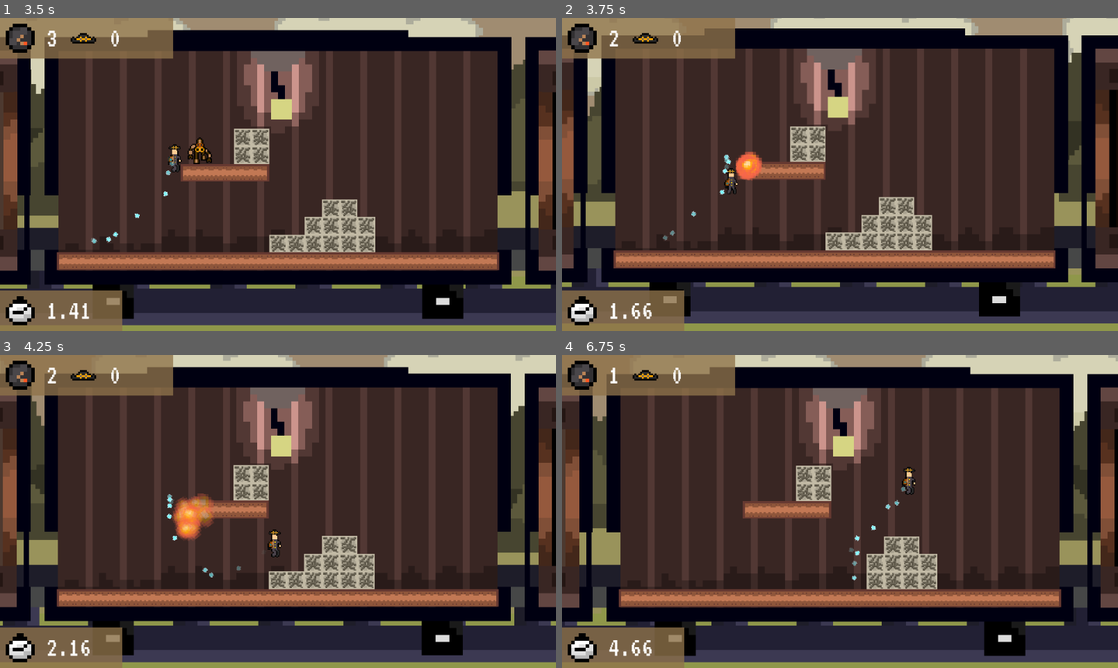
Above: before the commit, frames 1-4 (two rows, left to right).
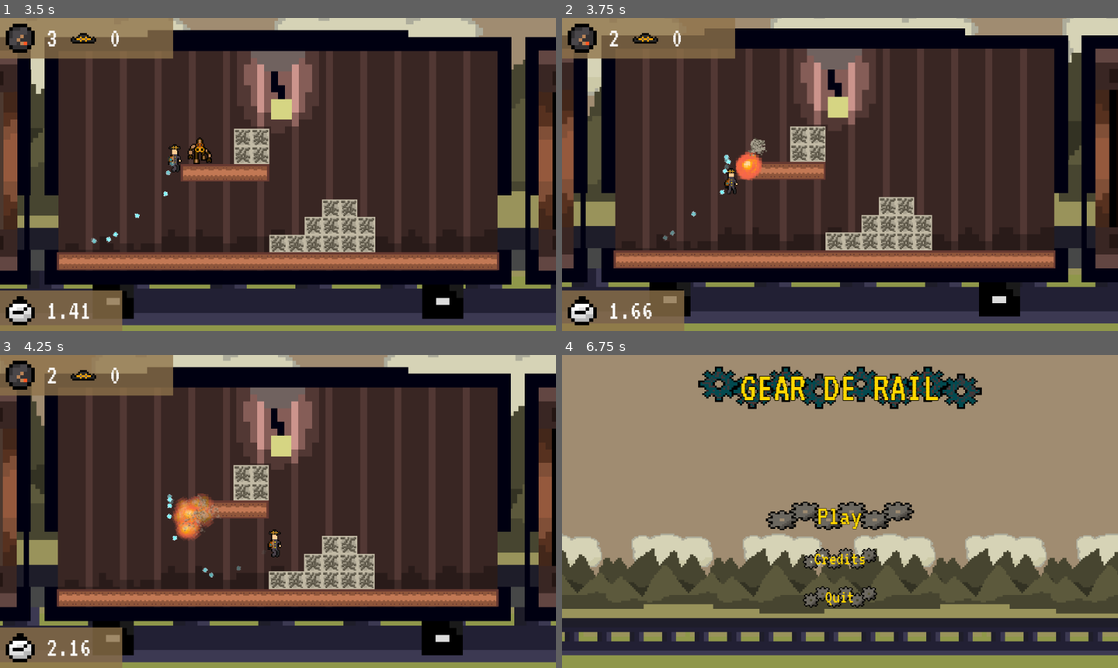
Above: after the commit, the same moments.

Repository: jordanbrotherton/GearDeRail
Game: Godot game, scene res://title.tscn
The game is run twice, just before and just after one commit, with the same random seed, the same clock (stepped at 60 frames per second) and the same inputs.
Inputs (mouse positions are in pixels of both pictures, inside the frame that each line leads up to):
- Up to frame 1 (3.5 s): click "Credits" at 0.5 s; click "Return to Title Screen" at 1.25 s; click "Play" at 2 s; move the mouse to (400, 158) at 2.77 s; hold Right (ui_right) from 2.78 s (still down); tap Space (jump) at 2.85, 3.02, 3.32 s
- Up to frame 2 (3.75 s): keep holding Right (ui_right); move the mouse to (728, 190) at 3.52 s; tap X (bomb) at 3.6 s
- Up to frame 3 (4.25 s): keep holding Right (ui_right); tap Space (jump) at 3.77, 3.8, 4.07 s
- Up to frame 4 (6.75 s): move the mouse to (895, 442) at 4.27 s; release Right (ui_right) at 4.28 s; hold Left (ui_left) 4.28-5.03 s; tap Space (jump) at 4.35, 5.27, 5.3, 5.57, 5.85, 6.02, 6.32 s; move the mouse to (812, 574) at 5.02 s; hold Right (ui_right) 5.03-6.5 s; tap X (bomb) at 5.1 s; move the mouse to (1006, 558) at 5.77 s; tap Escape (pause, bound only after the commit) at 6.4 s; click (840, 586) at 6.5 s, where only the run after the commit has a clickable "Back to Title"

Frame 1 is identical in both runs. In frame 2, 0.1% of the frame differs, in the area x 33-37%, y 38-45%; in frame 3, 0.2%; in frame 4, 88%, in the area x 0-100%, y 0-100%.

Commit message:
feat: a lot pausing player fix and name

Diff:
--- a/entities/bomb/bomb.gd
+++ b/entities/bomb/bomb.gd
@@ -52,4 +52,8 @@
 		if t.has_node("EnemyBomber"):
 			var b = t.get_node("EnemyBomber") as EnemyBomber
 			b.on_boom()
+			if b.effect:
+				var r = b.effect.instantiate()
+				r.global_position = b.get_parent().global_position
+				get_parent().add_child(r)
 		queue_free()
--- a/entities/enemy/enemy_bomb.gd
+++ b/entities/enemy/enemy_bomb.gd
@@ -9,9 +9,5 @@
 func on_boom():
 	health -= 1
 	on_hit.emit(health)
-	if effect:
-		var e = effect.instantiate()
-		e.global_position = get_parent().global_position
-		get_parent().get_parent().add_child(e)
 	if health <= 0:
 		get_parent().queue_free()
--- a/entities/player/player.gd
+++ b/entities/player/player.gd
@@ -24,9 +24,11 @@
 @export var SPEED = 400.0
 @export var JUMP_VELOCITY = -400.0
 
+@export var max_jumps = 2
+
 var state = states.STILL
 
-var is_jumped: bool = false
+var jump_count: int = 0
 var is_right: bool = false
 
 var spawn_point: Vector2
@@ -47,6 +49,8 @@
 		if col is EnemyMover:
 			kill = true
 		elif col is TileMapLayer and col.name == "damages":
+			kill = true
+		elif Input.is_action_just_pressed("reset"):
 			kill = true
 		if kill and state != states.DEAD:
 			state = states.DEAD
@@ -72,18 +76,18 @@
 		else:
 			velocity.x = move_toward(velocity.x, 0, SPEED)
 
+		if is_on_floor(): jump_count = 0
 		# Handle jump.
 		if Input.is_action_just_pressed("jump"):
-			if is_on_floor():
+			jump_count += 1
+			if jump_count <= max_jumps:
 				velocity.y = JUMP_VELOCITY
-				is_jumped = false
-				audio.stream = jump_sound
-				audio.play()
-			elif !is_jumped:
-				velocity.y = JUMP_VELOCITY
-				is_jumped = true
-				audio.stream = djump_sound
-				audio.play()
+				if jump_count == 1:
+					audio.stream = jump_sound
+					audio.play()
+				else:
+					audio.stream = djump_sound
+					audio.play()
 
 		if Input.is_action_just_pressed("bomb"):
 			if bombs_left > 0:
--- a/level/rubble.tscn
+++ b/level/rubble.tscn
@@ -2,6 +2,9 @@
 
 [ext_resource type="Texture2D" uid="uid://bdg5t4jw120ap" path="res://level/tile2break.png" id="1_60vgn"]
 [ext_resource type="Script" uid="uid://f6gwgc11h45u" path="res://explosion/explosion.gd" id="5_gq41n"]
+
+[sub_resource type="Gradient" id="Gradient_60vgn"]
+colors = PackedColorArray(1, 1, 1, 1, 1, 1, 1, 0)
 
 [node name="Rubble" type="CPUParticles2D" unique_id=234022064]
 emitting = false
@@ -18,4 +21,5 @@
 angular_velocity_min = -104.1
 angular_velocity_max = 39.04
 scale_amount_max = 3.0
+color_ramp = SubResource("Gradient_60vgn")
 script = ExtResource("5_gq41n")
--- a/main.tscn
+++ b/main.tscn
@@ -24,6 +24,8 @@
 [ext_resource type="PackedScene" uid="uid://cx4u7urepvkgs" path="res://level/loadables/15.tscn" id="16_d13ii"]
 [ext_resource type="PackedScene" uid="uid://fwatlj66dtvt" path="res://level/loadables/16.tscn" id="17_d13ii"]
 [ext_resource type="Texture2D" uid="uid://g5qpu6m6isej" path="res://level/bg_front.png" id="18_1u8w0"]
+[ext_resource type="PackedScene" uid="uid://c1u6a5hpyrsy0" path="res://pause.tscn" id="25_0odxb"]
+[ext_resource type="Script" uid="uid://bphh3a2njo41w" path="res://pause.gd" id="26_lswn8"]
 
 [node name="MainGame" type="Node2D" unique_id=1954199207 node_paths=PackedStringArray("left_car", "active_car", "right_car")]
 script = ExtResource("1_272bh")
@@ -67,6 +69,10 @@
 autoplay = true
 parameters/looping = true
 
+[node name="CanvasLayer2" parent="." unique_id=618145740 instance=ExtResource("25_0odxb")]
+process_mode = 3
+script = ExtResource("26_lswn8")
+
 [connection signal="level_changed" from="TrainCar" to="Player" method="_on_level_changed"]
 [connection signal="player_done" from="TrainCar" to="." method="_on_player_done"]
 [connection signal="level_changed" from="TrainCar2" to="Player" method="_on_level_changed"]
--- /dev/null
+++ b/pause.gd
@@ -0,0 +1,6 @@
+extends CanvasLayer
+
+func _process(delta: float) -> void:
+	if Input.is_action_just_pressed("pause"):
+		visible = !visible
+		get_tree().paused = !get_tree().paused
--- a/pause.tscn
+++ b/pause.tscn
@@ -1,13 +1,32 @@
-[gd_scene format=3 uid="uid://cer34iix48w60"]
+[gd_scene format=3 uid="uid://c1u6a5hpyrsy0"]
 
 [ext_resource type="Texture2D" uid="uid://ey1r1b7lvpaa" path="res://ui/pause_1.png" id="1_aq7p1"]
 [ext_resource type="Texture2D" uid="uid://bmpw26d0ohush" path="res://ui/pause_2.png" id="2_6eyaj"]
+[ext_resource type="FontFile" uid="uid://ke7n8a1sp4qv" path="res://VT323-Regular.ttf" id="3_jg8ls"]
+[ext_resource type="Texture2D" uid="uid://do4ymjmrsaabb" path="res://ts_button.png" id="4_u063c"]
+[ext_resource type="Texture2D" uid="uid://c1qm3mele5tqn" path="res://ts_button_hover.png" id="5_56vcw"]
+[ext_resource type="Script" uid="uid://ncwu68rksecm" path="res://play.gd" id="6_m0a22"]
+[ext_resource type="AudioStream" uid="uid://64r4n66x3lpu" path="res://ui/blipSelect.wav" id="7_w2ufp"]
 
 [sub_resource type="AnimatedTexture" id="AnimatedTexture_8u653"]
 frames = 2
 frame_0/texture = ExtResource("1_aq7p1")
 frame_1/texture = ExtResource("2_6eyaj")
 frame_1/duration = 1.0
+
+[sub_resource type="StyleBoxTexture" id="StyleBoxTexture_21xor"]
+texture = ExtResource("4_u063c")
+expand_margin_top = 1.0
+expand_margin_bottom = 1.0
+axis_stretch_horizontal = 2
+axis_stretch_vertical = 2
+
+[sub_resource type="StyleBoxTexture" id="StyleBoxTexture_a1xvq"]
+texture = ExtResource("5_56vcw")
+expand_margin_top = 1.0
+expand_margin_bottom = 1.0
+axis_stretch_horizontal = 2
+axis_stretch_vertical = 2
 
 [node name="CanvasLayer" type="CanvasLayer" unique_id=618145740]
 visible = false
@@ -20,16 +39,49 @@
 grow_vertical = 2
 color = Color(0, 0, 0, 0.27450982)
 
-[node name="TextureRect" type="TextureRect" parent="." unique_id=1774941957]
+[node name="VBoxContainer" type="VBoxContainer" parent="." unique_id=844028336]
 anchors_preset = 8
 anchor_left = 0.5
 anchor_top = 0.5
 anchor_right = 0.5
 anchor_bottom = 0.5
-offset_left = -54.0
-offset_top = -88.0
-offset_right = 45.0
-offset_bottom = 60.5
+offset_left = -128.0
+offset_top = -42.5
+offset_right = 128.0
+offset_bottom = 42.5
 grow_horizontal = 2
 grow_vertical = 2
+alignment = 1
+
+[node name="TextureRect" type="TextureRect" parent="VBoxContainer" unique_id=1774941957]
+layout_mode = 2
 texture = SubResource("AnimatedTexture_8u653")
+expand_mode = 4
+
+[node name="BackToMenu" type="Button" parent="VBoxContainer" unique_id=566427249]
+custom_minimum_size = Vector2(256, 0)
+layout_mode = 2
+size_flags_horizontal = 4
+theme_override_colors/font_color = Color(1, 0.84313726, 0, 1)
+theme_override_colors/font_hover_color = Color(1, 0.84313726, 0, 1)
+theme_override_constants/outline_size = 2
+theme_override_constants/align_to_largest_stylebox = 1
+theme_override_fonts/font = ExtResource("3_jg8ls")
+theme_override_font_sizes/font_size = 48
+theme_override_styles/normal = SubResource("StyleBoxTexture_21xor")
+theme_override_styles/hover = SubResource("StyleBoxTexture_a1xvq")
+text = "Back to Title"
+script = ExtResource("6_m0a22")
+
+[node name="hover" type="AudioStreamPlayer" parent="VBoxContainer/BackToMenu" unique_id=1370344482]
+stream = ExtResource("7_w2ufp")
+volume_db = -10.0
+
+[node name="leave" type="AudioStreamPlayer" parent="VBoxContainer/BackToMenu" unique_id=159148471]
+stream = ExtResource("7_w2ufp")
+volume_db = -10.0
+pitch_scale = 0.75
+
+[connection signal="mouse_entered" from="VBoxContainer/BackToMenu" to="VBoxContainer/BackToMenu" method="_on_mouse_entered"]
+[connection signal="mouse_exited" from="VBoxContainer/BackToMenu" to="VBoxContainer/BackToMenu" method="_on_mouse_exited"]
+[connection signal="pressed" from="VBoxContainer/BackToMenu" to="VBoxContainer/BackToMenu" method="_on_go_back"]
--- a/play.gd
+++ b/play.gd
@@ -2,6 +2,10 @@
 
 func _on_pressed() -> void:
 	get_tree().change_scene_to_file("res://main.tscn")
+
+func _on_go_back():
+	get_tree().paused = false
+	get_tree().change_scene_to_file("res://title.tscn")
 
 func _on_mouse_entered() -> void:
 	$hover.play()
--- a/project.godot
+++ b/project.godot
@@ -10,9 +10,12 @@
 
 [application]
 
-config/name="GameJamJam"
+config/name="Gear De Rail"
+config/version="1.0"
 run/main_scene="uid://cfymdhmen1lx4"
 config/features=PackedStringArray("4.6")
+boot_splash/bg_color=Color(0.62352943, 0.54901963, 0.44313726, 1)
+boot_splash/show_image=false
 config/icon="uid://jt3mt6s8q5py"
 
 [display]
@@ -28,11 +31,25 @@
 "deadzone": 0.2,
 "events": [Object(InputEventKey,"resource_local_to_scene":false,"resource_name":"","device":-1,"window_id":0,"alt_press …(191 unchanged characters)…
 , Object(InputEventKey,"resource_local_to_scene":false,"resource_name":"","device":-1,"window_id":0,"alt_pressed":false …(183 unchanged characters)…
+, Object(InputEventJoypadButton,"resource_local_to_scene":false,"resource_name":"","device":-1,"button_index":0,"pressure":0.0,"pressed":false,"script":null)
 ]
 }
 bomb={
 "deadzone": 0.2,
 "events": [Object(InputEventKey,"resource_local_to_scene":false,"resource_name":"","device":-1,"window_id":0,"alt_press …(192 unchanged characters)…
+, Object(InputEventJoypadButton,"resource_local_to_scene":false,"resource_name":"","device":-1,"button_index":1,"pressure":0.0,"pressed":false,"script":null)
+]
+}
+reset={
+"deadzone": 0.2,
+"events": [Object(InputEventKey,"resource_local_to_scene":false,"resource_name":"","device":-1,"window_id":0,"alt_pressed":false,"shift_pressed":false,"ctrl_pressed":false,"meta_pressed":false,"pressed":false,"keycode":0,"physical_keycode":82,"key_label":0,"unicode":114,"location":0,"echo":false,"script":null)
+, Object(InputEventJoypadButton,"resource_local_to_scene":false,"resource_name":"","device":-1,"button_index":3,"pressure":0.0,"pressed":false,"script":null)
+]
+}
+pause={
+"deadzone": 0.2,
+"events": [Object(InputEventKey,"resource_local_to_scene":false,"resource_name":"","device":-1,"window_id":0,"alt_pressed":false,"shift_pressed":false,"ctrl_pressed":false,"meta_pressed":false,"pressed":false,"keycode":0,"physical_keycode":4194305,"key_label":0,"unicode":0,"location":0,"echo":false,"script":null)
+, Object(InputEventJoypadButton,"resource_local_to_scene":false,"resource_name":"","device":-1,"button_index":6,"pressure":0.0,"pressed":false,"script":null)
 ]
 }
 
Not shown, added: pause.gd.uid
